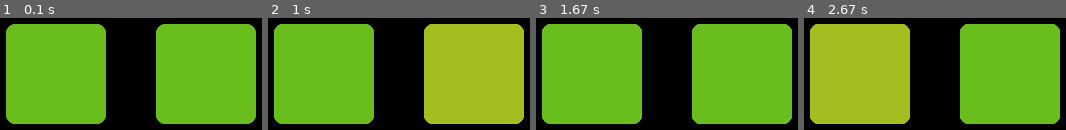
Above: before the commit, frames 1-4 (left to right).
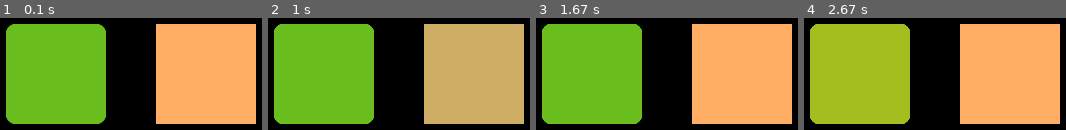
Above: after the commit, the same moments.

Repository: AndreSamusenko/pygame_gui
Game: pygame game, started from example.py
Same seed, same stepped clock (60 frames per second), same inputs: the game is played once before the commit and once after it.
Inputs (mouse positions are in pixels of both pictures, inside the frame that each line leads up to):
- Up to frame 1 (0.1 s): no input
- Up to frame 2 (1 s): click (451, 85) at 0.88 s
- Up to frame 3 (1.67 s): click (outside the picture) at 1.22 s
- Up to frame 4 (2.67 s): click (872, 104) at 2.55 s

The runs differ from the first frame. In frame 1, 34% of the frame differs, in the area x 59-98%, y 5-95%; in frame 2, 34%; in frame 3, 34%; in frame 4, 34%.

Commit message:
New class ButtonForm

Diff:
--- a/Button.py
+++ b/Button.py
@@ -49,3 +49,17 @@
         self.main_state = main_state
         self.hovered_state = hovered_state
         self.pressed_state = pressed_state
+
+
+class ButtonForm(ButtonBase):
+    def __init__(self, height, width, main_color, hovered_color, pressed_color):
+        super().__init__(height, width)
+        self.main_state = ButtonForm.__create_form((height, width), main_color)
+        self.hovered_state = ButtonForm.__create_form((height, width), hovered_color)
+        self.pressed_state = ButtonForm.__create_form((height, width), pressed_color)
+
+    @staticmethod
+    def __create_form(size, color):
+        form = pygame.Surface(size)
+        form.fill(color)
+        return form
--- a/example.py
+++ b/example.py
@@ -9,7 +9,7 @@
 
 Button1 = ButtonImage(100, 100, main_state_img, pressed_state_img, pressed_state_img)
 Button1.set_action(printer)
-Button2 = ButtonImage(100, 100, main_state_img, pressed_state_img, pressed_state_img)
+Button2 = ButtonForm(100, 100, (255, 174, 100), (205, 174, 100), (245, 174, 100))
 Button2.set_action(printer)
 
 
